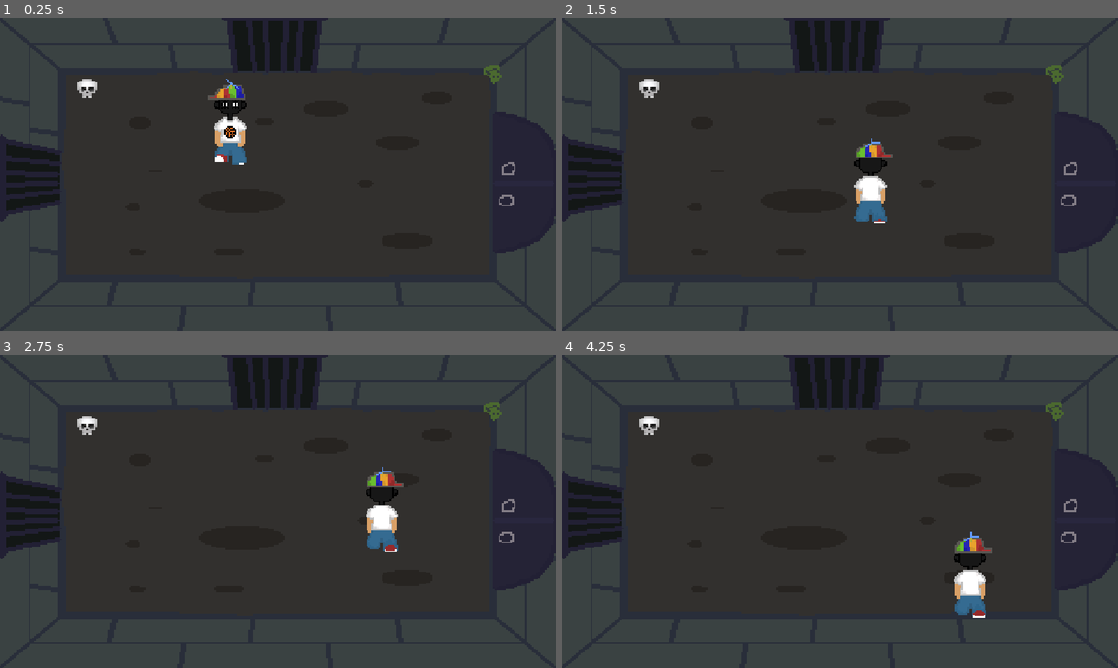
Above: before the commit, frames 1-4 (two rows, left to right).
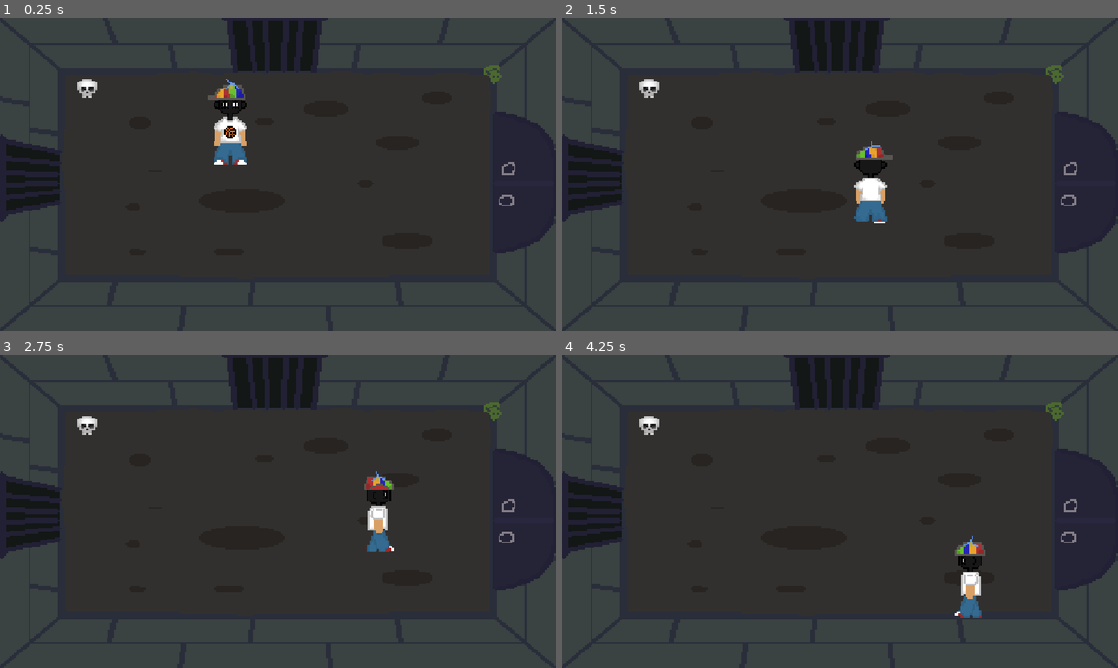
Above: after the commit, the same moments.

Repository: Skeleblob/BraveMathie
Game: Godot game, scene res://SpriteSheets/Scenes/game/main.tscn
Same seed, same stepped clock (60 frames per second), same inputs: the game is played once before the commit and once after it.
Inputs:
- Up to frame 1 (0.25 s): no input
- Up to frame 2 (1.5 s): tap Enter at 0.5 s; hold D (walk_right) 0.53-1.28 s; hold S (walk_front) 0.53-1.28 s; hold W (walk_back) from 1.28 s (still down); tap S (walk_front) at 1.35 s
- Up to frame 3 (2.75 s): release W (walk_back) at 2.03 s; hold D (walk_right) from 2.03 s (still down); hold S (walk_front) from 2.03 s (still down)
- Up to frame 4 (4.25 s): release S (walk_front) at 2.78 s; tap S (walk_front) at 2.85 s; release D (walk_right) at 3.53 s; hold A (walk_left) from 3.53 s (still down); hold S (walk_front) from 3.53 s (still down)

The runs differ from the first frame. In frame 1, 0.1% of the frame differs, in the area x 38-45%, y 20-47%; in frame 2, 0.2%; in frame 3, 0.9%, in the area x 65-73%, y 35-63%; in frame 4, 0.8%.

Commit message:
added last direction

Diff:
--- a/brave-mathie/SpriteSheets/Scenes/game/Player.tscn
+++ b/brave-mathie/SpriteSheets/Scenes/game/Player.tscn
@@ -7,6 +7,8 @@
 [ext_resource type="Texture2D" uid="uid://derwtm8bwfhbd" path="res://SpriteSheets/Player/MathNoobRight.png" id="4_l0xnt"]
 [ext_resource type="Texture2D" uid="uid://ckbsymkm2g767" path="res://SpriteSheets/Player/RunningFoward.png" id="6_0wn47"]
 [ext_resource type="Texture2D" uid="uid://b25oyvlqsgofv" path="res://SpriteSheets/Player/MathNoobBackRun.png" id="6_njfb8"]
+[ext_resource type="Texture2D" uid="uid://btjdl5a4u3snp" path="res://SpriteSheets/Player/RunningRightt.png" id="8_l3ms2"]
+[ext_resource type="Texture2D" uid="uid://j4k8pskf4mp2" path="res://SpriteSheets/Player/RunningLeftt.png" id="8_o7g0r"]
 
 [sub_resource type="AtlasTexture" id="AtlasTexture_igelr"]
 atlas = ExtResource("6_njfb8")
@@ -63,6 +65,70 @@
 [sub_resource type="AtlasTexture" id="AtlasTexture_p7nf7"]
 atlas = ExtResource("6_0wn47")
 region = Rect2(0, 360, 40, 60)
+
+[sub_resource type="AtlasTexture" id="AtlasTexture_4uub1"]
+atlas = ExtResource("8_o7g0r")
+region = Rect2(0, 0, 40, 60)
+
+[sub_resource type="AtlasTexture" id="AtlasTexture_eurx3"]
+atlas = ExtResource("8_o7g0r")
+region = Rect2(0, 60, 40, 60)
+
+[sub_resource type="AtlasTexture" id="AtlasTexture_1oopd"]
+atlas = ExtResource("8_o7g0r")
+region = Rect2(0, 120, 40, 60)
+
+[sub_resource type="AtlasTexture" id="AtlasTexture_6u8do"]
+atlas = ExtResource("8_o7g0r")
+region = Rect2(0, 180, 40, 60)
+
+[sub_resource type="AtlasTexture" id="AtlasTexture_bow6m"]
+atlas = ExtResource("8_o7g0r")
+region = Rect2(0, 240, 40, 60)
+
+[sub_resource type="AtlasTexture" id="AtlasTexture_egb0y"]
+atlas = ExtResource("8_o7g0r")
+region = Rect2(0, 300, 40, 60)
+
+[sub_resource type="AtlasTexture" id="AtlasTexture_netdy"]
+atlas = ExtResource("8_o7g0r")
+region = Rect2(0, 360, 40, 60)
+
+[sub_resource type="AtlasTexture" id="AtlasTexture_ptofn"]
+atlas = ExtResource("8_o7g0r")
+region = Rect2(0, 420, 40, 60)
+
+[sub_resource type="AtlasTexture" id="AtlasTexture_b8vv5"]
+atlas = ExtResource("8_l3ms2")
+region = Rect2(0, 0, 40, 60)
+
+[sub_resource type="AtlasTexture" id="AtlasTexture_tji5l"]
+atlas = ExtResource("8_l3ms2")
+region = Rect2(0, 60, 40, 60)
+
+[sub_resource type="AtlasTexture" id="AtlasTexture_ope5a"]
+atlas = ExtResource("8_l3ms2")
+region = Rect2(0, 120, 40, 60)
+
+[sub_resource type="AtlasTexture" id="AtlasTexture_se23f"]
+atlas = ExtResource("8_l3ms2")
+region = Rect2(0, 180, 40, 60)
+
+[sub_resource type="AtlasTexture" id="AtlasTexture_0jcm5"]
+atlas = ExtResource("8_l3ms2")
+region = Rect2(0, 240, 40, 60)
+
+[sub_resource type="AtlasTexture" id="AtlasTexture_l6rcn"]
+atlas = ExtResource("8_l3ms2")
+region = Rect2(0, 300, 40, 60)
+
+[sub_resource type="AtlasTexture" id="AtlasTexture_dhtar"]
+atlas = ExtResource("8_l3ms2")
+region = Rect2(0, 360, 40, 60)
+
+[sub_resource type="AtlasTexture" id="AtlasTexture_w0vvj"]
+atlas = ExtResource("8_l3ms2")
+region = Rect2(0, 420, 40, 60)
 
 [sub_resource type="SpriteFrames" id="SpriteFrames_qfgck"]
 animations = [{
@@ -99,25 +165,25 @@
 "speed": 5.0
 }, {
 "frames": [{
-"duration": 0.5,
+"duration": 0.2,
 "texture": SubResource("AtlasTexture_igelr")
 }, {
-"duration": 0.5,
+"duration": 0.2,
 "texture": SubResource("AtlasTexture_klr2u")
 }, {
-"duration": 0.5,
+"duration": 0.2,
 "texture": SubResource("AtlasTexture_irg8e")
 }, {
-"duration": 0.5,
+"duration": 0.2,
 "texture": SubResource("AtlasTexture_fsdgg")
 }, {
-"duration": 0.5,
+"duration": 0.2,
 "texture": SubResource("AtlasTexture_8k6aa")
 }, {
-"duration": 0.5,
+"duration": 0.2,
 "texture": SubResource("AtlasTexture_7n52s")
 }, {
-"duration": 0.5,
+"duration": 0.2,
 "texture": SubResource("AtlasTexture_60eu5")
 }],
 "loop": 1,
@@ -125,29 +191,87 @@
 "speed": 5.0
 }, {
 "frames": [{
-"duration": 0.5,
+"duration": 0.2,
 "texture": SubResource("AtlasTexture_njfb8")
 }, {
-"duration": 0.5,
+"duration": 0.2,
 "texture": SubResource("AtlasTexture_l3ms2")
 }, {
-"duration": 0.5,
+"duration": 0.2,
 "texture": SubResource("AtlasTexture_o7g0r")
 }, {
-"duration": 0.5,
+"duration": 0.2,
 "texture": SubResource("AtlasTexture_q0c06")
 }, {
-"duration": 0.5,
+"duration": 0.2,
 "texture": SubResource("AtlasTexture_0rwx5")
 }, {
-"duration": 0.5,
+"duration": 0.2,
 "texture": SubResource("AtlasTexture_aiu75")
 }, {
-"duration": 0.5,
+"duration": 0.2,
 "texture": SubResource("AtlasTexture_p7nf7")
 }],
 "loop": 1,
 "name": &"walk_front",
+"speed": 5.0
+}, {
+"frames": [{
+"duration": 0.2,
+"texture": SubResource("AtlasTexture_4uub1")
+}, {
+"duration": 0.2,
+"texture": SubResource("AtlasTexture_eurx3")
+}, {
+"duration": 0.2,
+"texture": SubResource("AtlasTexture_1oopd")
+}, {
+"duration": 0.2,
+"texture": SubResource("AtlasTexture_6u8do")
+}, {
+"duration": 0.2,
+"texture": SubResource("AtlasTexture_bow6m")
+}, {
+"duration": 0.2,
+"texture": SubResource("AtlasTexture_egb0y")
+}, {
+"duration": 0.2,
+"texture": SubResource("AtlasTexture_netdy")
+}, {
+"duration": 0.2,
+"texture": SubResource("AtlasTexture_ptofn")
+}],
+"loop": 1,
+"name": &"walk_left",
+"speed": 5.0
+}, {
+"frames": [{
+"duration": 0.2,
+"texture": SubResource("AtlasTexture_b8vv5")
+}, {
+"duration": 0.2,
+"texture": SubResource("AtlasTexture_tji5l")
+}, {
+"duration": 0.2,
+"texture": SubResource("AtlasTexture_ope5a")
+}, {
+"duration": 0.2,
+"texture": SubResource("AtlasTexture_se23f")
+}, {
+"duration": 0.2,
+"texture": SubResource("AtlasTexture_0jcm5")
+}, {
+"duration": 0.2,
+"texture": SubResource("AtlasTexture_l6rcn")
+}, {
+"duration": 0.2,
+"texture": SubResource("AtlasTexture_dhtar")
+}, {
+"duration": 0.2,
+"texture": SubResource("AtlasTexture_w0vvj")
+}],
+"loop": 1,
+"name": &"walk_right",
 "speed": 5.0
 }]
 
@@ -162,7 +286,7 @@
 texture_filter = 1
 scale = Vector2(1.75, 1.75)
 sprite_frames = SubResource("SpriteFrames_qfgck")
-animation = &"walk_front"
+animation = &"walk_left"
 speed_scale = 0.5
 
 [node name="CollisionShape2D" type="CollisionShape2D" parent="." unique_id=676439979]
--- a/brave-mathie/SpriteSheets/Scenes/game/player.gd
+++ b/brave-mathie/SpriteSheets/Scenes/game/player.gd
@@ -19,9 +19,7 @@
 		velocity.x += 1
 
 	if velocity.length_squared() == 0:
-		animSprite.pause()
-		animSprite.frame = 1
-		animSprite.frame_progress = 1
+		animSprite.play("front")
 	elif velocity.x != 0:
 		if velocity.x > 0:
 			animSprite.play("walk_right")
Binary file added: brave-mathie/SpriteSheets/Player/RunningLeftt.png
Not shown, added: brave-mathie/SpriteSheets/Player/RunningLeftt.png.import
Binary file added: brave-mathie/SpriteSheets/Player/RunningRightt.png
Not shown, added: brave-mathie/SpriteSheets/Player/RunningRightt.png.import
